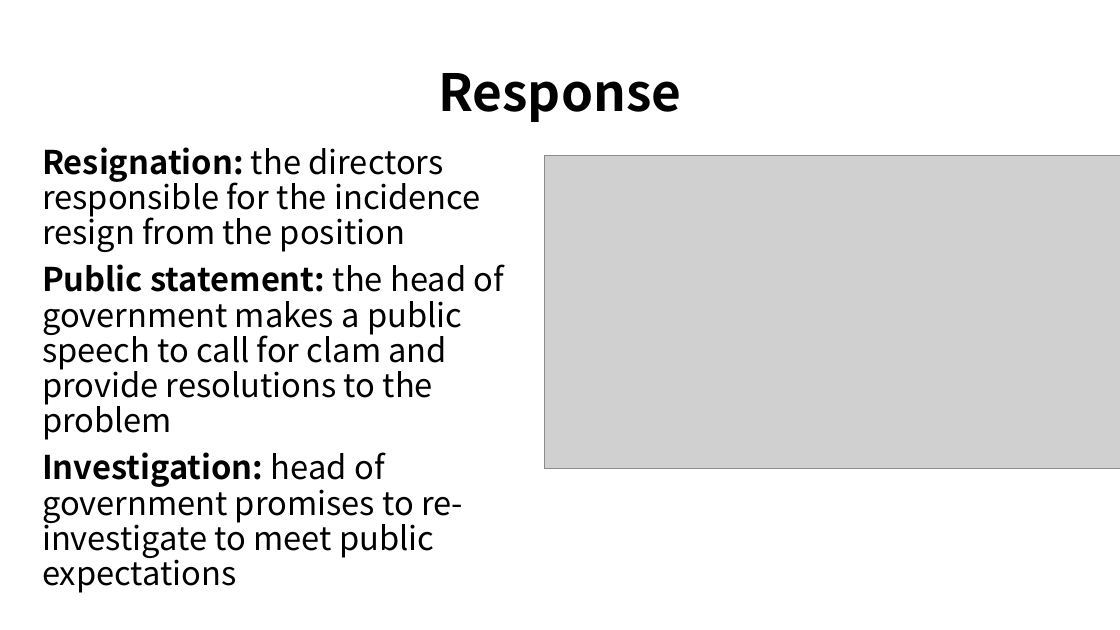
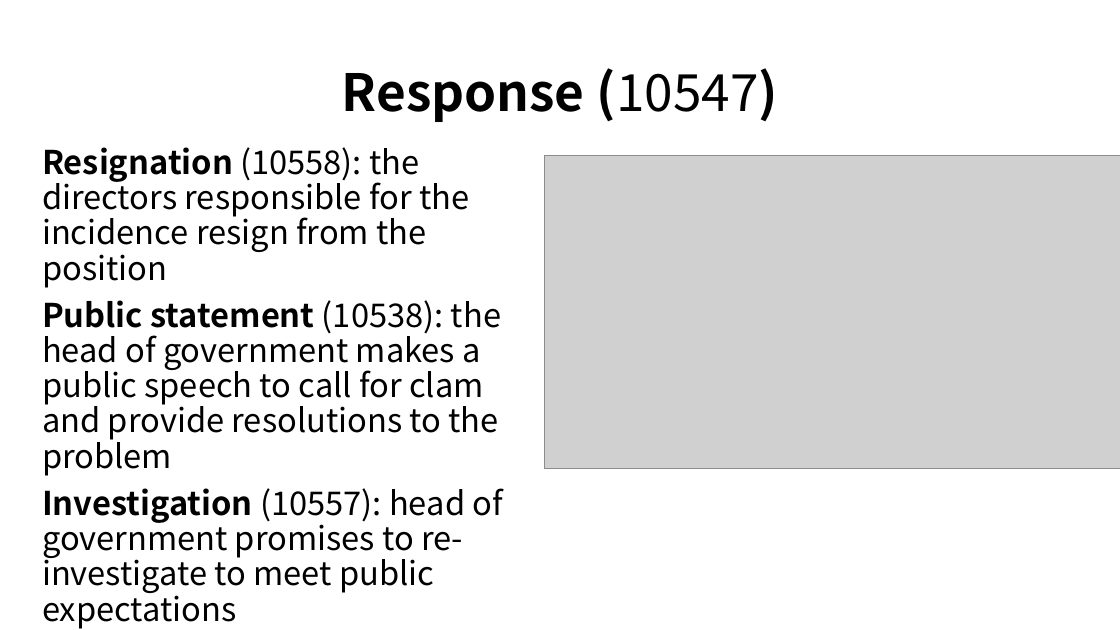
Before and after one commit to RESIN-KAIROS/schemalib, a slide deck: slide 7 of hrf/civil_unrest.pptx. Drawn at 1120x630 pixels with LibreOffice and Linux fonts; fonts in the diff are those of the drawing; grey boxes stand for pictures. Boxes give left, top, right and bottom in pixels: in the first picture for what was removed or moved away, otherwise in the second. Text is boxed around its words. In the diff, an @@ line names an element or a change of style, - is before the commit and + after.

```diff
--- a/hrf/civil_unrest.pptx
+++ b/hrf/civil_unrest.pptx
@@ title at box(342, 68, 778, 122): text changed @@
-Response
+Response (10547)
@@ text at box(42, 147, 503, 593): text changed @@
-Resignation: the directors responsible for the incidence resign from the position
-Public statement: the head of government makes a public speech to call for clam and provide resolutions to the problem
-Investigation: head of government promises to re-investigate to meet public expectations
+Resignation (10558): the directors responsible for the incidence resign from the position
+Public statement (10538): the head of government makes a public speech to call for clam and provide resolutions to the problem
+Investigation (10557): head of government promises to re-investigate to meet public expectations
```
Also in this commit, not shown: 4 other slides changed, 39 other files.
